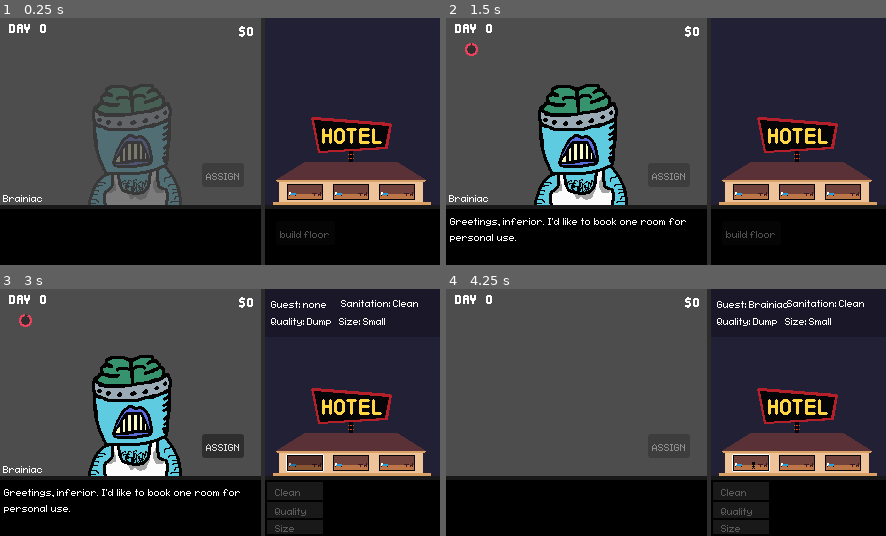
Above: before the commit, frames 1-4 (two rows, left to right).
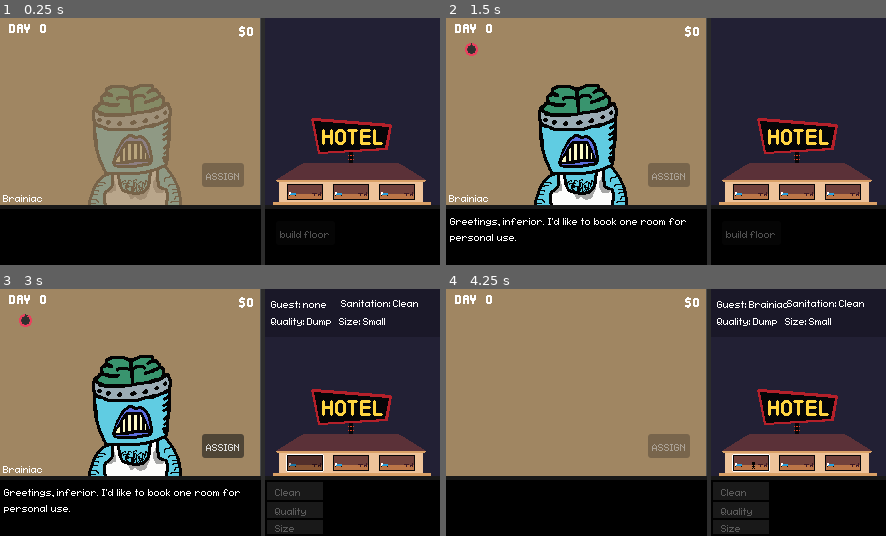
Above: after the commit, the same moments.

Repository: fawfle/brackeys-2026.1
Game: Godot game, scene res://scenes/game_scene.tscn
Same seed, same stepped clock (60 frames per second), same inputs: the game is played once before the commit and once after it.
Inputs (mouse positions are in pixels of both pictures, inside the frame that each line leads up to):
- Up to frame 1 (0.25 s): no input
- Up to frame 2 (1.5 s): click "build floor" at 0.5 s; click (578, 235) at 1.25 s
- Up to frame 3 (3 s): click (352, 382) at 2 s; click (303, 461) at 2.77 s
- Up to frame 4 (4.25 s): click "ASSIGN" at 3.5 s

The runs differ from the first frame. In frame 1, 45% of the frame differs, in the area x 0-91%, y 0-76%; in frame 2, 37%; in frame 3, 37%; in frame 4, 45%.

Commit message:
adding floor system wip

Diff:
--- a/scenes/game manager.gd
+++ b/scenes/game manager.gd
@@ -239,6 +239,7 @@
 	leave_guest()
 
 
+## Purchase an upgrade. Returns true if upgrade is successful. should be called with an if purchase_upgrade(): add_upgrade()
 func purchase_upgrade(cost: int) -> bool:
 	if money < cost: return false
 	money -= cost
--- a/scenes/game_scene.tscn
+++ b/scenes/game_scene.tscn
@@ -2,6 +2,7 @@
 
 [ext_resource type="Script" uid="uid://fehsvnq2kohw" path="res://scenes/game manager.gd" id="1_w5aja"]
 [ext_resource type="FontFile" uid="uid://qo71mx2v8dp" path="res://fonts/edit-undo.brk.ttf" id="2_bw6k5"]
+[ext_resource type="Texture2D" uid="uid://casf25lhvt6kn" path="res://sprites/ui/hotel_lobby_background.png" id="2_tcjrq"]
 [ext_resource type="PackedScene" uid="uid://buyxfh2m4xbm5" path="res://scenes/text_bar.tscn" id="2_ycayy"]
 [ext_resource type="Script" uid="uid://cfpiqvmer5qe" path="res://scripts/ui/day_label.gd" id="3_y3j0m"]
 [ext_resource type="Script" uid="uid://donsdw52b18or" path="res://scripts/ui/money_label.gd" id="4_rurhu"]
@@ -16,6 +17,10 @@
 
 [node name="Camera2D" type="Camera2D" parent="." unique_id=2131477491]
 anchor_mode = 0
+
+[node name="Background" type="Sprite2D" parent="." unique_id=1497324429]
+position = Vector2(130, 94)
+texture = ExtResource("2_tcjrq")
 
 [node name="GuestParent" type="Node2D" parent="." unique_id=521559917]
 position = Vector2(131, 130)
--- a/scenes/hotel/hotel.tscn
+++ b/scenes/hotel/hotel.tscn
@@ -1,5 +1,6 @@
 [gd_scene format=3 uid="uid://77p6p1b14sjc"]
 
+[ext_resource type="Script" uid="uid://fgw77iw3pcy6" path="res://scenes/hotel/hotel_menu.gd" id="1_m2rr6"]
 [ext_resource type="Texture2D" uid="uid://b2fhanyi1dg6h" path="res://sprites/ui/hotel_base.png" id="1_urtm0"]
 [ext_resource type="PackedScene" uid="uid://c8k3aq1jiy6n4" path="res://scenes/hotel/hotel_floor.tscn" id="2_5paw8"]
 [ext_resource type="Texture2D" uid="uid://b3sni7qyif7xb" path="res://sprites/ui/hotel_roof.png" id="3_hv5qa"]
@@ -8,7 +9,7 @@
 layout_mode = 3
 anchors_preset = 0
 mouse_filter = 2
-metadata/_edit_group_ = true
+script = ExtResource("1_m2rr6")
 
 [node name="Base" type="Sprite2D" parent="." unique_id=613553792]
 position = Vector2(1, -43)
--- /dev/null
+++ b/scenes/hotel/hotel_menu.gd
@@ -0,0 +1,15 @@
+class_name HotelMenu extends Control
+
+var floor_scene: PackedScene = preload("res://scenes/hotel/hotel_floor.tscn")
+
+@onready var roof: Sprite2D = $Roof
+
+## offset of roof from floor size steps
+const ROOF_OFFSET: int = 1
+## size of floor in pixels
+const FLOOR_SIZE: int = 22
+
+func add_floor(floors: int):
+	if floors > 5: return
+
+	roof.position.y = (floors * -FLOOR_SIZE) + ROOF_OFFSET
--- a/scenes/hotel_window.tscn
+++ b/scenes/hotel_window.tscn
@@ -1,6 +1,6 @@
 [gd_scene format=3 uid="uid://bntofo8m6s6ra"]
 
-[ext_resource type="Script" uid="uid://dby1dcjvrtap5" path="res://scripts/hotel.gd" id="1_3n61i"]
+[ext_resource type="Script" uid="uid://dby1dcjvrtap5" path="res://scripts/hotel_manager.gd" id="1_3n61i"]
 [ext_resource type="Texture2D" uid="uid://dajdo2sedm1xu" path="res://sprites/ui/space-background.png" id="2_5tjn0"]
 [ext_resource type="FontFile" uid="uid://bnw2vf51g52tq" path="res://fonts/fs-pixel-sans-unicode-regular.ttf" id="3_43vyb"]
 [ext_resource type="PackedScene" uid="uid://cv2oiqhjqdy6a" path="res://scenes/ui/room_info_menu.tscn" id="4_16lx5"]
--- a/scripts/debug.gd
+++ b/scripts/debug.gd
@@ -34,12 +34,15 @@
 		debug_mode = true
 		return;
 
-	if not debug_mode: return
+	if not debug_mode or len(input_command) <= 0: return
 
-	if len(input_command) > 0 and input_command[0] == "g":
+	if input_command[0] == "g":
 		var guest: Guest = GuestList.GUESTS.get(input_command.substr(1))
 		if guest != null:
-			print("ADDING GUEST " + guest.name + " TO QUEUE.")
+			print("DEBUG: ADDING GUEST " + guest.name + " TO QUEUE.")
 			GameManager.inst.guest_assign_queue.push_back(guest)
 		else:
 			push_error("Guest name \'" + guest.name + "\' entered in command was not found")
+	elif input_command[0] == "m":
+		print("DEBUG: ADDING MONEY")
+		GameManager.inst.money += int(input_num)
--- a/scripts/hotel.gd
+++ b/scripts/hotel_manager.gd
@@ -8,6 +8,8 @@
 @onready var hotel_upgrade_menu: Control = $HotelUpgradeMenu
 @onready var room_upgrade_menu: Control = $RoomUpgradeMenu
 @onready var room_info_menu: RoomInfoMenu = $RoomInfoMenu
+
+@onready var hotel_menu: HotelMenu = $Hotel
 
 var floors: int = 1
 
@@ -80,4 +82,7 @@
 	if GameManager.inst.purchase_upgrade(UpgradeCosts.ROOM_SIZE[selected_room.room_size]): selected_room.upgrade_room_size()
 
 func _on_room_upgrade_button_pressed() -> void:
-	pass
+	if floors == 5: return
+	if GameManager.inst.purchase_upgrade(UpgradeCosts.FLOOR[floors]):
+		floors += 1
+		hotel_menu.add_floor(floors)
Not shown, added: scenes/hotel/hotel_menu.gd.uid
Renamed: scripts/hotel.gd.uid -> scripts/hotel_manager.gd.uid
Binary file added: sprites/ui/hotel_lobby_background.png
Not shown, added: sprites/ui/hotel_lobby_background.png.import
Binary file changed: sprites/ui/hotel_roof.png
Binary file changed: sprites/ui/source/hotel.aseprite
Binary file added: sprites/ui/source/hotel_lobby_background.aseprite
